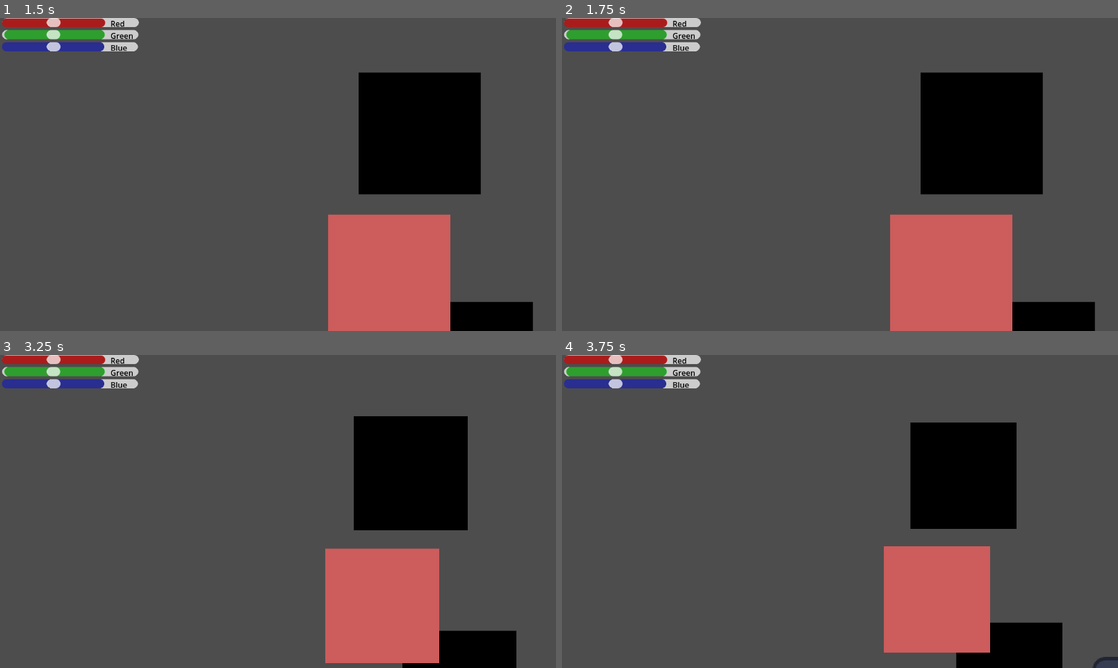
Above: before the commit, frames 1-4 (two rows, left to right).
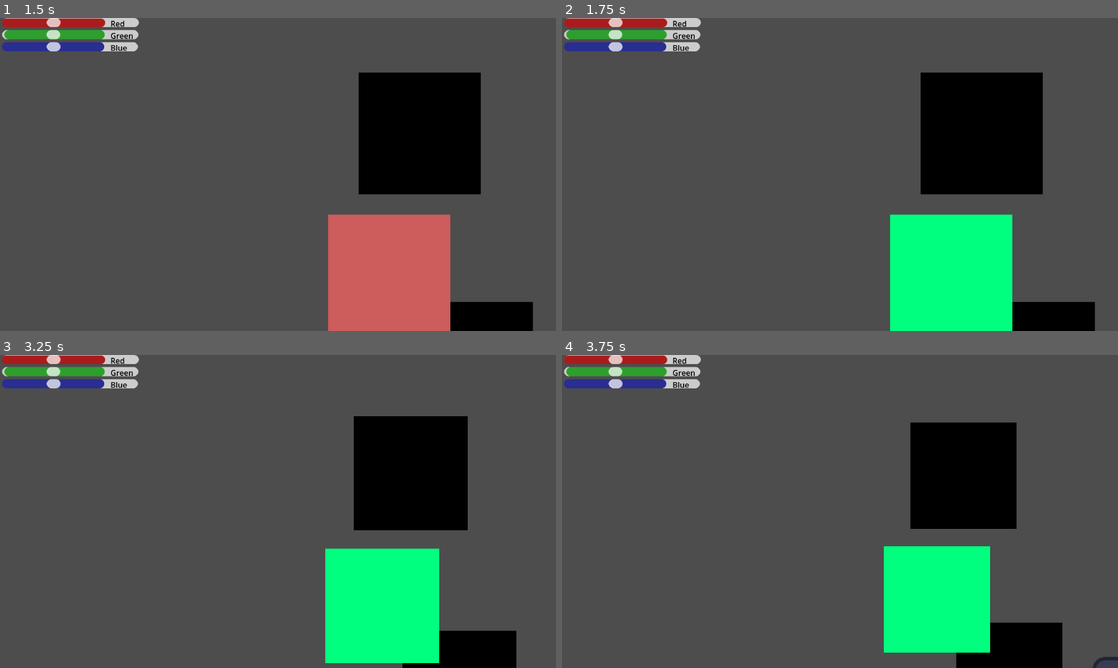
Above: after the commit, the same moments.

Repository: y1z/ms-pixel
Game: Godot game, scene res://Scenes/main.tscn
Same seed, same stepped clock (60 frames per second), same inputs: the game is played once before the commit and once after it. The engine's default icon, where the game draws it, is replaced by a stand-in: a white triangle on a blue panel in a dark square.
Inputs (mouse positions are in pixels of both pictures, inside the frame that each line leads up to):
- Up to frame 1 (1.5 s): tap Enter at 0.5 s; move the mouse to (250, 237) at 0.52 s; hold W (move_up) from 0.53 s (still down); tap Mouse wheel down (scroll_down) at 0.6 s; click (250, 237) at 0.67 s; tap Mouse wheel up (scroll_up) at 0.8, 1.35 s; tap Space at 1.25 s; move the mouse to (444, 221) at 1.27 s
- Up to frame 2 (1.75 s): keep holding W (move_up); click (1006, 221) at 1.55 s
- Up to frame 3 (3.25 s): tap Enter at 2 s; move the mouse to (111, 464) at 2.02 s; release W (move_up) at 2.03 s; hold A (move_left) from 2.03 s (still down); click (111, 464) at 2.1 s; right-click (111, 464) at 2.3 s; tap Space at 2.75 s; move the mouse to (305, 511) at 2.77 s; right-click (305, 511) at 2.85 s; click (305, 511) at 2.92 s; tap Mouse wheel down (scroll_down) at 3.05 s
- Up to frame 4 (3.75 s): tap Enter at 3.5 s; move the mouse to (756, 433) at 3.52 s; release A (move_left) at 3.53 s; hold S (move_down) from 3.53 s (still down); tap Mouse wheel down (scroll_down) at 3.6 s; click (756, 433) at 3.67 s

Frame 1 is identical in both runs. In frame 2, 8.2% of the frame differs, in the area x 59-81%, y 62-100%; in frame 3, 7.5%; in frame 4, 6.5%.

Commit message:
project.godot : updated

Diff:
--- a/project.godot
+++ b/project.godot
@@ -36,7 +36,7 @@
 
 [editor_plugins]
 
-enabled=PackedStringArray("res://addons/godot-vim/plugin.cfg", "res://addons/indent_guidelines/plugin.cfg")
+enabled=PackedStringArray("res://addons/SimpleFormatOnSave/plugin.cfg", "res://addons/godot-vim/plugin.cfg", "res://addons/indent_guidelines/plugin.cfg")
 
 [file_customization]
 
@@ -51,14 +51,14 @@
 
 [input]
 
-l_click={
+click_l={
 "deadzone": 0.2,
-"events": [Object(InputEventMouseButton,"resource_local_to_s …(115 unchanged characters)… alse,"meta_pressed":false,"button_mask":0,"position":Vector2(0, 0),"global_position":Vector2(0, 0),"factor":1.0,"button_index":1,"canceled":false,"pressed":false,"double_click":false,"script":null)
+"events": [Object(InputEventMouseButton,"resource_local_to_s …(115 unchanged characters)… alse,"meta_pressed":false,"button_mask":1,"position":Vector2(109, 28),"global_position":Vector2(118, 76),"factor":1.0,"button_index":1,"canceled":false,"pressed":true,"double_click":true,"script":null)
 ]
 }
-r_click={
+click_r={
 "deadzone": 0.2,
-"events": [Object(InputEventMouseButton,"resource_local_to_s …(137 unchanged characters)… lse,"button_mask":2,"position":Vector2(155, 18),"global_position":Vector2(164, 64),"factor":1.0,"button_index":2,"canceled":false,"pressed":true,"double_click":false,"script":null)
+"events": [Object(InputEventMouseButton,"resource_local_to_s …(137 unchanged characters)… lse,"button_mask":2,"position":Vector2(113, 21),"global_position":Vector2(122, 69),"factor":1.0,"button_index":2,"canceled":false,"pressed":true,"double_click":false,"script":null)
 ]
 }
 move_up={
@@ -95,6 +95,21 @@
 "events": [Object(InputEventMouseButton,"resource_local_to_scene":false,"resource_name":"","device":-1,"window_id":0,"a …(259 unchanged characters)…
 ]
 }
+scroll_up_fast={
+"deadzone": 0.2,
+"events": [Object(InputEventMouseButton,"resource_local_to_scene":false,"resource_name":"","device":-1,"window_id":0,"alt_pressed":false,"shift_pressed":false,"ctrl_pressed":true,"meta_pressed":false,"button_mask":8,"position":Vector2(140, 28),"global_position":Vector2(149, 76),"factor":1.0,"button_index":4,"canceled":false,"pressed":true,"double_click":false,"script":null)
+]
+}
+scroll_down_fast={
+"deadzone": 0.2,
+"events": [Object(InputEventMouseButton,"resource_local_to_scene":false,"resource_name":"","device":-1,"window_id":0,"alt_pressed":false,"shift_pressed":false,"ctrl_pressed":true,"meta_pressed":false,"button_mask":16,"position":Vector2(121, 23),"global_position":Vector2(130, 71),"factor":1.0,"button_index":5,"canceled":false,"pressed":true,"double_click":false,"script":null)
+]
+}
+turn_on_debug={
+"deadzone": 0.2,
+"events": [Object(InputEventKey,"resource_local_to_scene":false,"resource_name":"","device":-1,"window_id":0,"alt_pressed":false,"shift_pressed":true,"ctrl_pressed":true,"meta_pressed":false,"pressed":false,"keycode":0,"physical_keycode":68,"key_label":0,"unicode":100,"location":0,"echo":false,"script":null)
+]
+}
 
 [rendering]
 
